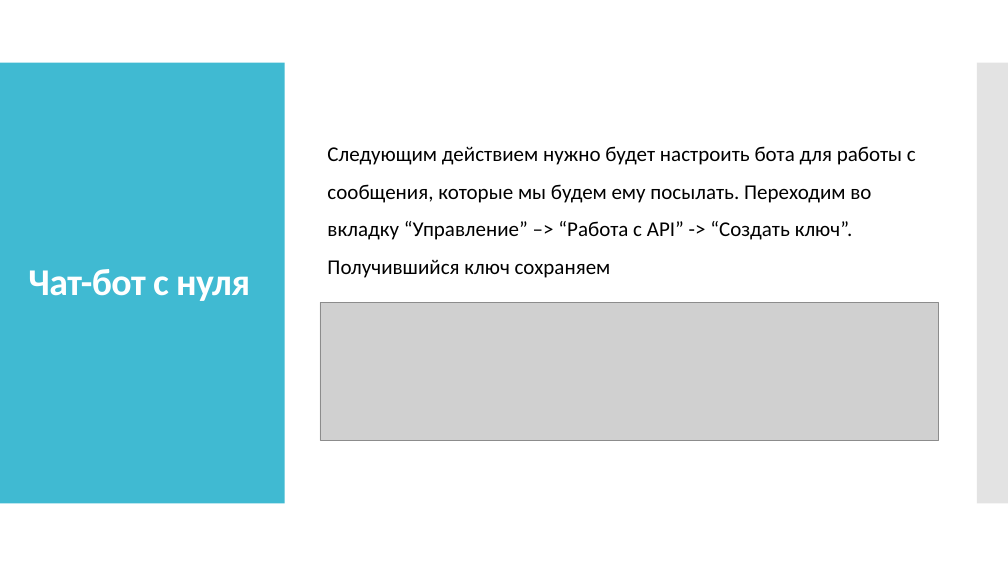
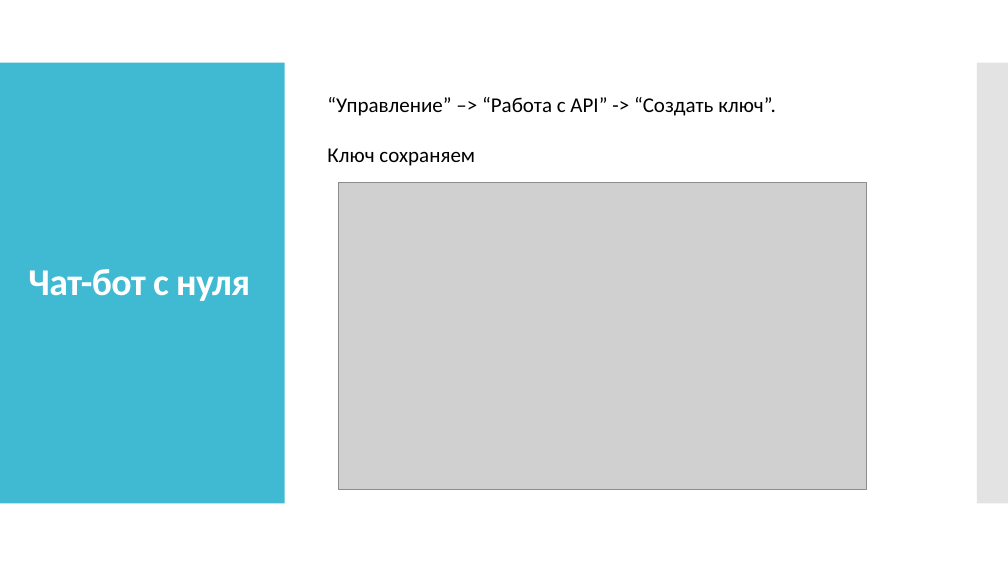
Before and after one commit to Gred1/BotProject, a slide deck: slide 10 of Создание бота, как искусственного интеллекта посредством языка.pptx. Drawn at 1008x567 pixels with LibreOffice and Linux fonts; fonts in the diff are those of the drawing; grey boxes stand for pictures. Boxes give left, top, right and bottom in pixels: in the first picture for what was removed or moved away, otherwise in the second. Text is boxed around its words. In the diff, an @@ line names an element or a change of style, - is before the commit and + after.

```diff
--- a/Создание бота, как искусственного интеллекта посредством языка.pptx
+++ b/Создание бота, как искусственного интеллекта посредством языка.pptx
@@ text at box(327, 97, 776, 166): text changed @@
-Следующим действием нужно будет настроить бота для работы с сообщения, которые мы будем ему посылать. Переходим во вкладку “Управление” –> “Работа с API” -> “Создать ключ”. Получившийся ключ сохраняем
+“Управление” –> “Работа с API” -> “Создать ключ”.
+Ключ сохраняем
@@ picture added at box(338, 182, 867, 489) @@
@@ picture removed at box(320, 302, 938, 441) @@
```
Also in this commit, not shown: 6 other slides changed.
